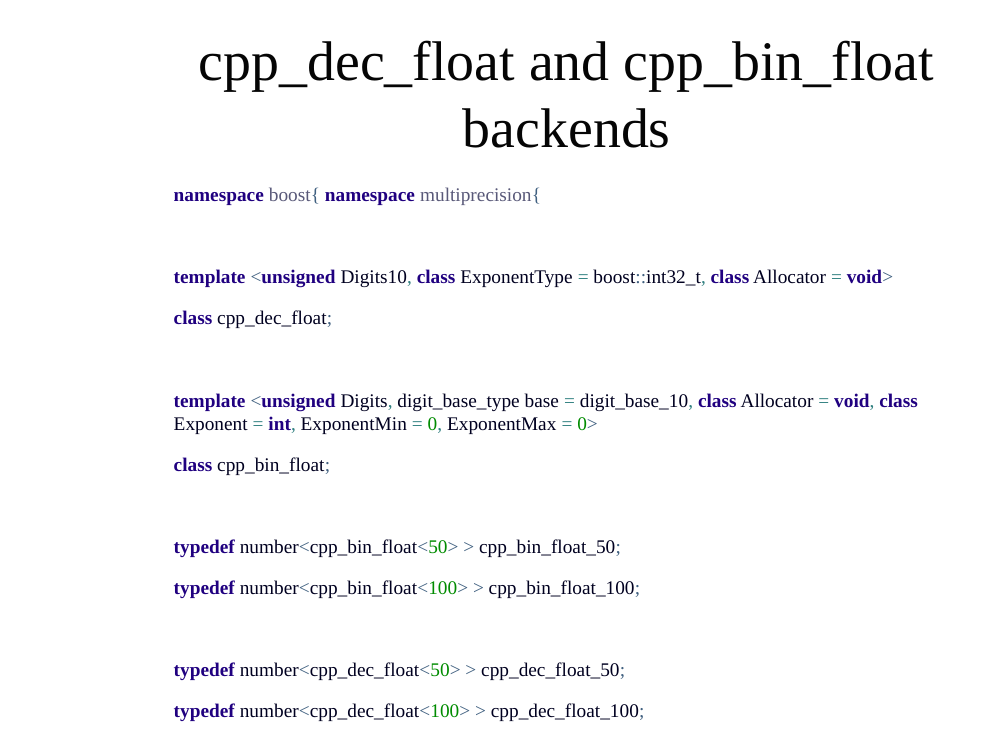
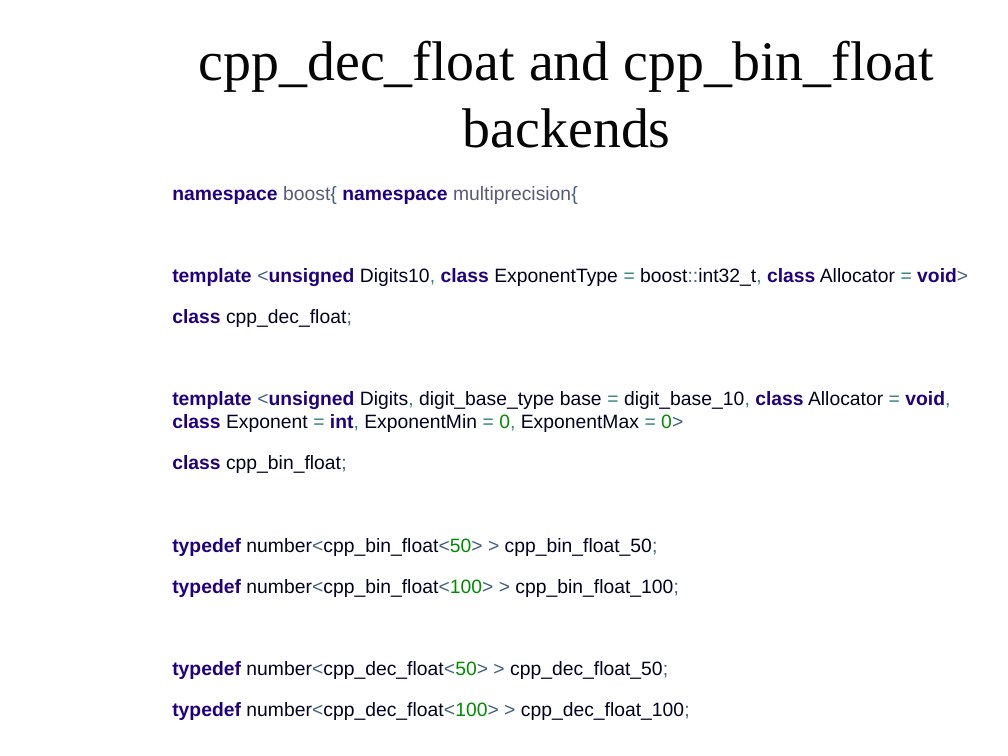
Before and after one commit to AntonBikineev/gmp_presentation_examples, a slide deck: slide 6 of GMPpresentation.odp. Drawn at 1008x756 pixels with LibreOffice and Linux fonts; fonts in the diff are those of the drawing; background and template pictures are left out. Boxes give left, top, right and bottom in pixels: in the first picture for what was removed or moved away, otherwise in the second. Text is boxed around its words. In the diff, an @@ line names an element or a change of style, - is before the commit and + after.

```diff
--- a/GMPpresentation.odp
+++ b/GMPpresentation.odp
@@ text "namespace boost{ namespace multiprecision{" at [172,186,968,720]: font Times New Roman to Arial @@
```
Also in this commit, not shown: 3 other slides changed, 5 slides added, 1 other file.
